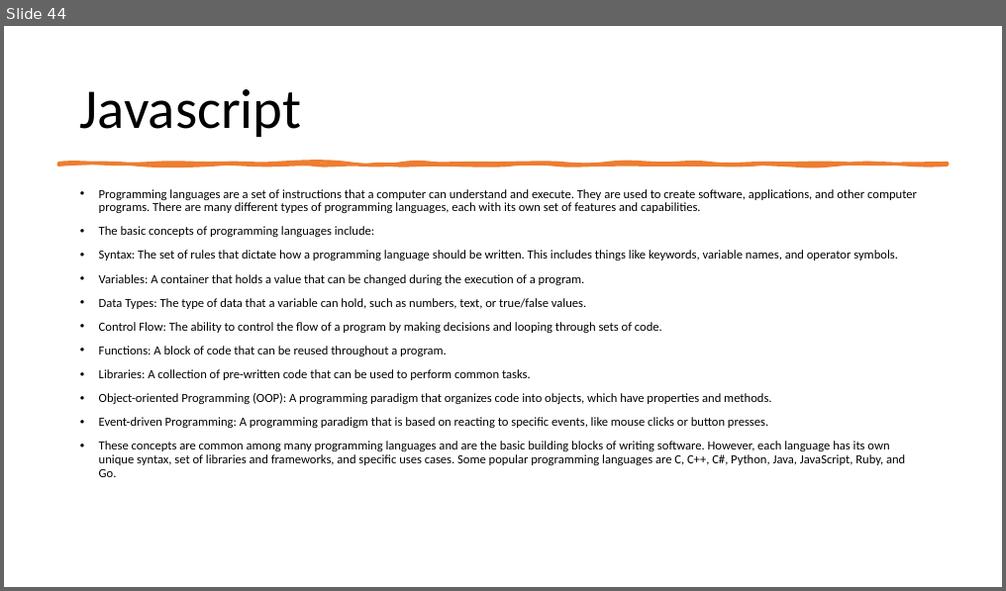
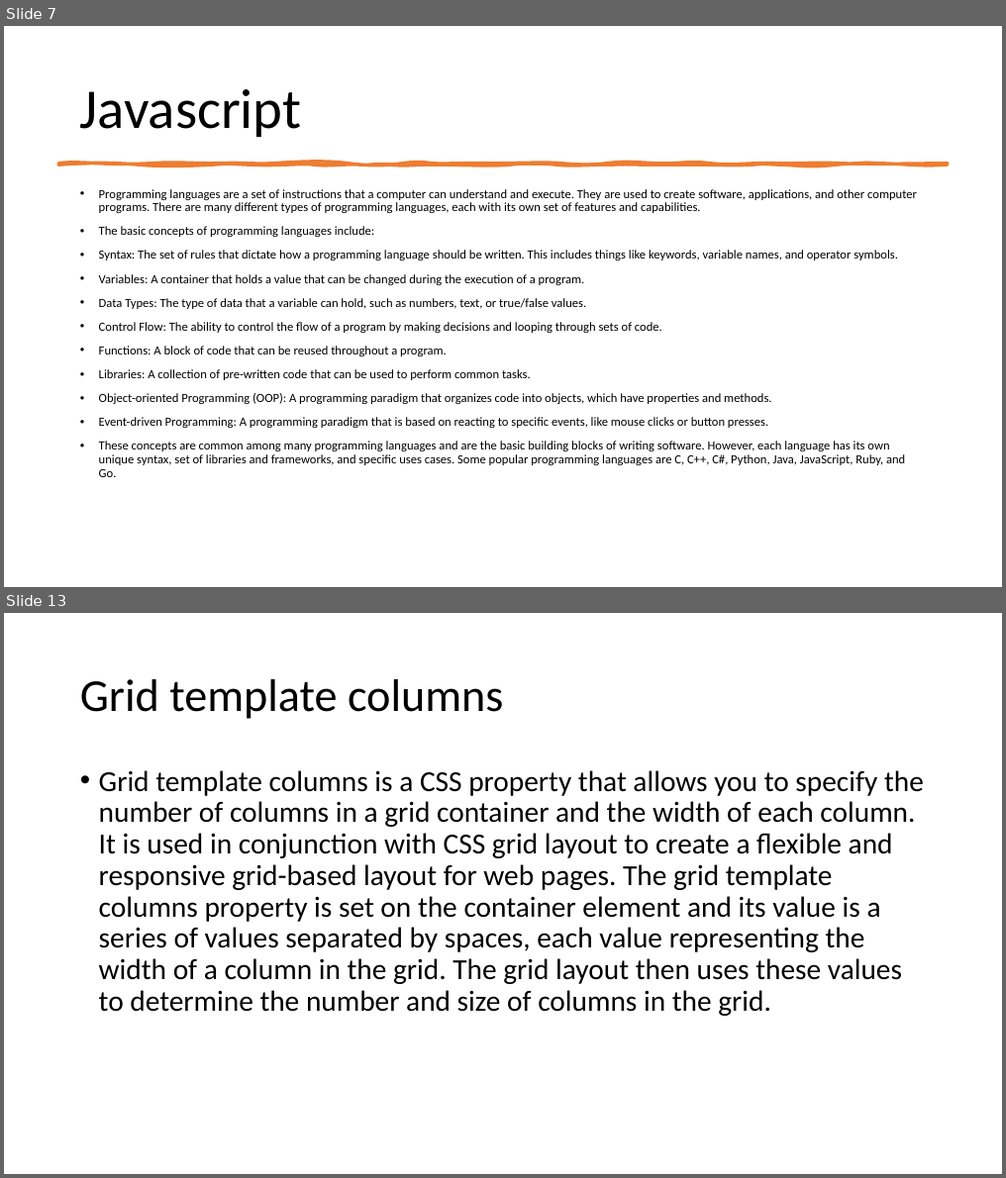
Before and after one commit to 1shaked/full-stack, a slide deck: 5ass/main5.pptx. Shown one above the other, each under a label of ours: slide 44 before the commit, slides 7 and 13 after it; the slides between them are not shown. The pictures are 1006x591 and 1006x1178 pixels, drawn with LibreOffice and Linux fonts; fonts in the diff are those of the drawing. Boxes give left, top, right and bottom in pixels: in the first picture for what was removed or moved away, otherwise in the second. Text is boxed around its words. In the diff, an @@ line names an element or a change of style, - is before the commit and + after.

```diff
--- a/5ass/main5.pptx
+++ b/5ass/main5.pptx
@@ slide 13 added at (4,613,1002,1174), background #FFFFFF @@
@@ title added at (80,679,504,719), 44 pt, text #000000 @@
+Grid template columns
@@ text added at (99,770,924,1016), 28 pt, text #000000 @@
+• Grid template columns is a CSS property that allows you to specify the number of columns in a grid container and the width of each column. It is used in conjunction with CSS grid layout to create a flexible and responsive grid-based layout for web pages. The grid template columns property is set on the container element and its value is a series of values separated by spaces, each value representing the width of a column in the grid. The grid layout then uses these values to determine the number and size of columns in the grid.
@@ what was slide 44 is now slide 7 @@
```
Also in this commit, not shown: 1 slide changed, 18 other slides added, 35 slides removed, 27 other files.
